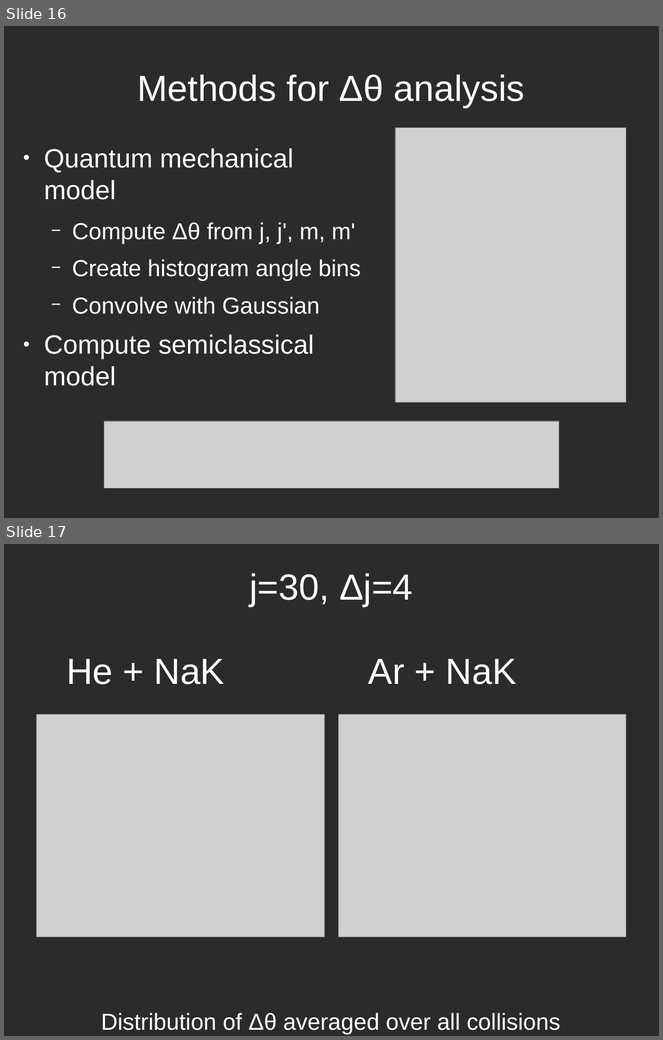
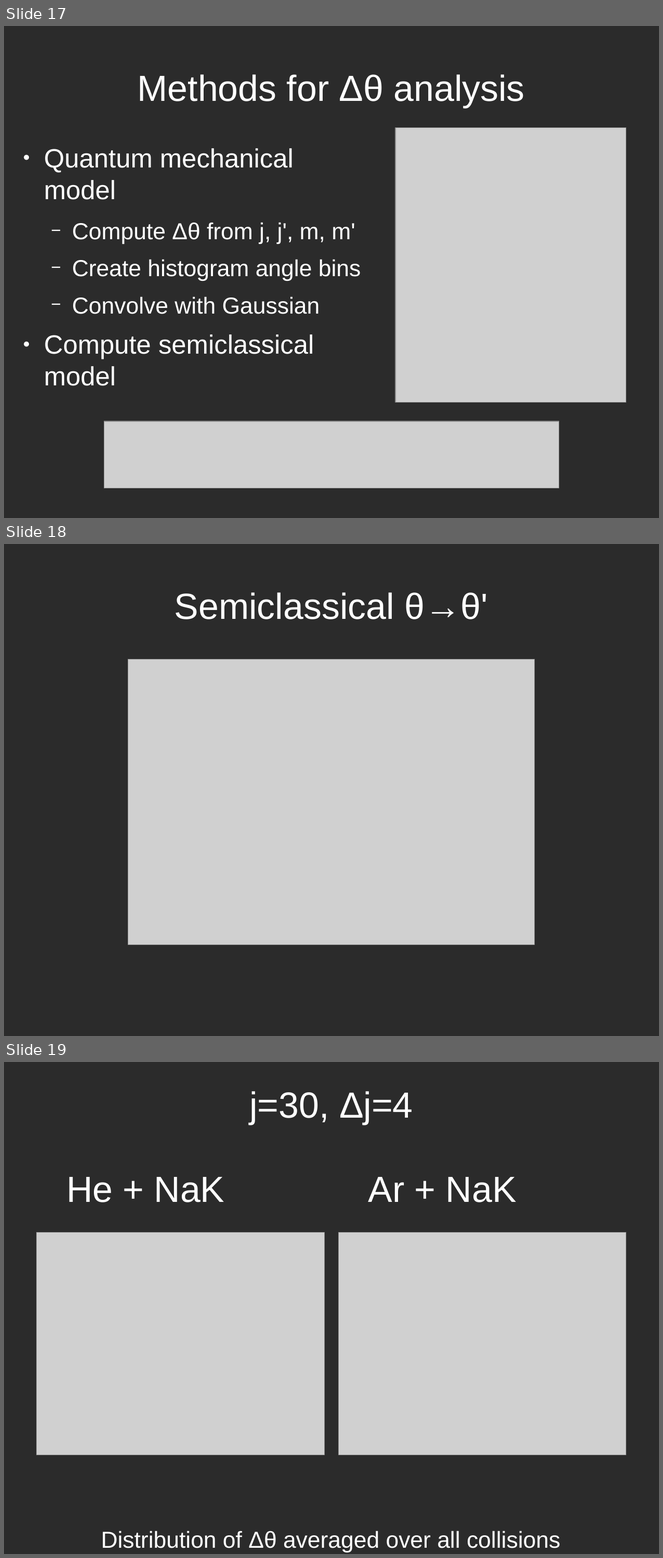
Before and after one commit to atowneND/HeNaK_Collisions, a slide deck: Presentation.odp. Shown one above the other, each under a label of ours: slides 16 and 17 before the commit, slides 17, 18 and 19 after it. The pictures are 663x1040 and 663x1558 pixels, drawn with LibreOffice and Linux fonts; fonts in the diff are those of the drawing; grey boxes stand for pictures; background and template pictures are left out; a plain dark background stands for a picture behind light text. Boxes give left, top, right and bottom in pixels: in the first picture for what was removed or moved away, otherwise in the second. Text is boxed around its words. In the diff, an @@ line names an element or a change of style, - is before the commit and + after.

```diff
--- a/Presentation.odp
+++ b/Presentation.odp
@@ slide 18 added at box(4, 544, 659, 1036), background picture (left out) @@
@@ title added at box(175, 592, 488, 619), 44 pt, text #FFFFFF @@
+Semiclassical θ→θ'
@@ picture added at box(128, 659, 535, 945) @@
@@ what was slide 16 is now slide 17 @@
@@ what was slide 17 is now slide 19 @@
```
Also in this commit, not shown: 1 slide changed, 2 other slides added, 1 slide removed, 1 other file.
